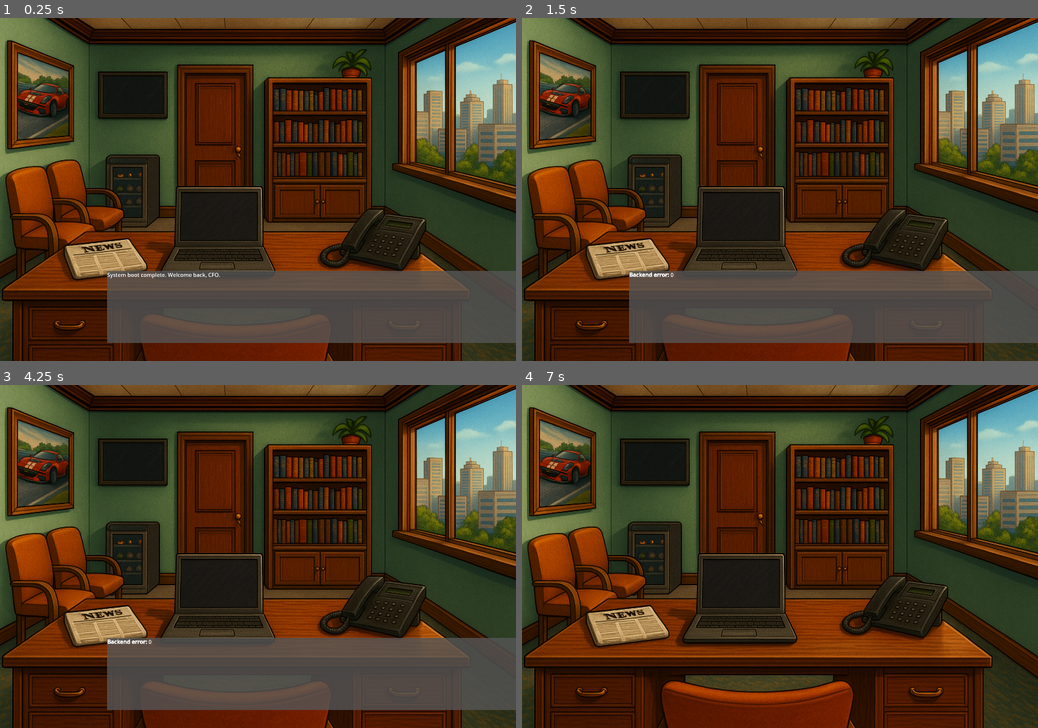
Above: before the commit, frames 1-4 (two rows, left to right).
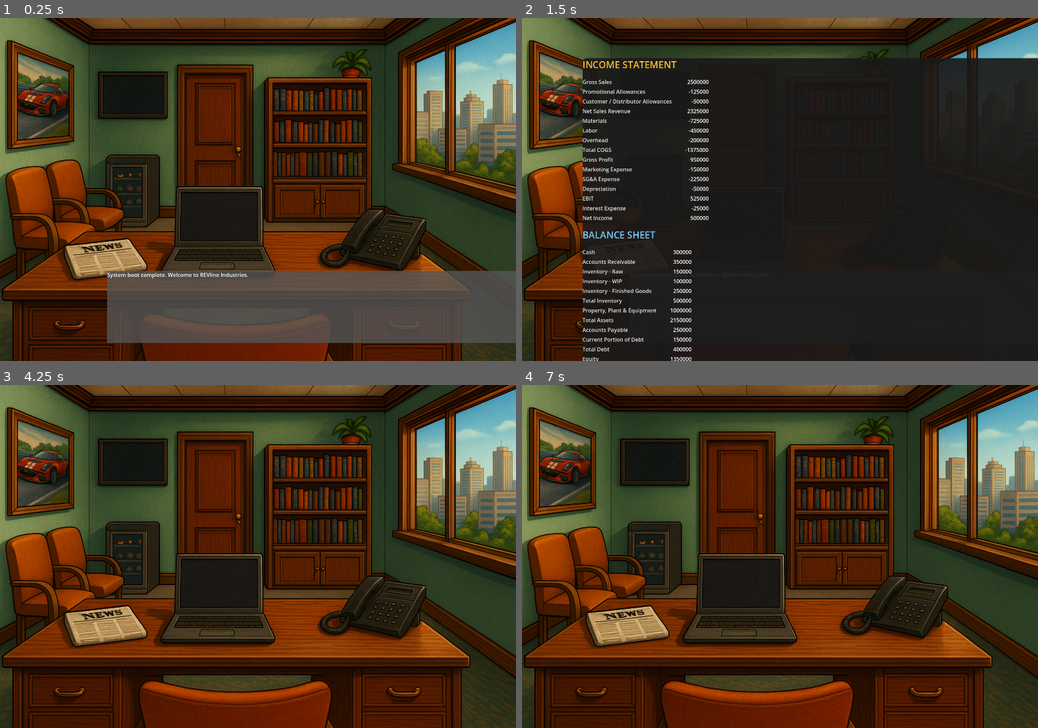
Above: after the commit, the same moments.

Repository: dopplercockpit/redline-simulator
Game: Godot game, scene res://scenes/CFOOffice.tscn
Two runs of this game, one before a commit and one after it. Both use one fixed random seed, a clock stepped at 60 frames per second and the inputs below.
Inputs (mouse positions are in pixels of both pictures, inside the frame that each line leads up to):
- Up to frame 1 (0.25 s): no input
- Up to frame 2 (1.5 s): tap Enter at 0.5 s; move the mouse to (738, 230) at 0.52 s; click (738, 230) at 0.67 s; tap Space at 1.25 s; move the mouse to (676, 206) at 1.27 s; click (676, 206) at 1.42 s
- Up to frame 3 (4.25 s): tap Enter at 2, 3.5 s; move the mouse to (309, 481) at 2.02 s; click (309, 481) at 2.17 s; tap Space at 2.75 s; move the mouse to (232, 625) at 2.77 s; click (232, 625) at 2.92 s; move the mouse to (412, 607) at 3.52 s; click (412, 607) at 3.67 s; tap Escape (ui_cancel) at 4.15 s
- Up to frame 4 (7 s): move the mouse to (625, 505) at 4.27 s; click (625, 505) at 4.42 s; tap Space at 5 s; move the mouse to (805, 556) at 5.02 s; click (805, 556) at 5.17 s; move the mouse to (702, 470) at 5.77 s; click (702, 470) at 5.92 s; move the mouse to (893, 539) at 6.52 s; click (893, 539) at 6.67 s

The runs differ from the first frame. In frame 1, less than 0.1% of the frame differs, in the area x 37-49%, y 74-76%; in frame 2, 60%, in the area x 11-100%, y 11-100%; in frame 3, 17%; in frame 4, nothing differs.

Commit message:
Updated midterm push

Diff:
--- /dev/null
+++ b/data/redline_financials.json
@@ -0,0 +1,47 @@
+{
+  "company": "Redline Industries",
+  "title": "Month-End Demo Report – FY2025-10",
+  "iteration": {
+    "income_statement": {
+      "gross_sales": 2500000,
+      "promo_allowances": -125000,
+      "customer_allowances": -50000,
+      "net_sales": 2325000,
+      "materials_cost": -725000,
+      "labor_cost": -450000,
+      "overhead_cost": -200000,
+      "total_cogs": -1375000,
+      "gross_profit": 950000,
+      "marketing_expense": -150000,
+      "sga_expense": -225000,
+      "depreciation": -50000,
+      "ebit": 525000,
+      "interest_expense": -25000,
+      "net_income": 500000
+    },
+    "balance_sheet": {
+      "cash": 300000,
+      "accounts_receivable": 350000,
+      "inventory_raw": 150000,
+      "inventory_wip": 100000,
+      "inventory_fg": 250000,
+      "total_inventory": 500000,
+      "ppe": 1000000,
+      "total_assets": 2150000,
+      "accounts_payable": 250000,
+      "current_debt": 150000,
+      "total_debt": 400000,
+      "equity": 1350000,
+      "total_liab_equity": 2150000
+    },
+    "cash_flow": {
+      "net_income": 500000,
+      "change_working_capital": -100000,
+      "capex": -75000,
+      "debt_activity": 25000,
+      "equity_activity": 0,
+      "net_change_cash": 350000,
+      "ending_cash": 300000
+    }
+  }
+}
--- /dev/null
+++ b/data/redline_scenarios_v3.json
@@ -0,0 +1,43 @@
+{
+  "meta": {},
+  "scenarios": [],
+  "artifacts": {
+    "supplier_framework_shortform_doc": "/mnt/data/RevLine_Supplier_Framework_ShortForm.docx",
+    "notes": "Short-form supplier agreement used in Scenario 6 (Incoterms & Early Pay levers).",
+    "supplier_contract_packet_pdf": "/mnt/data/RevLine_Supplier_Contract_Packet_Student.pdf",
+    "distributor_terms_docx": "/mnt/data/RevLine_Distributor_Terms_ShortForm.docx",
+    "supplier_excerpt_txt": "/mnt/data/contract_supplier_excerpt.txt",
+    "distributor_excerpt_txt": "/mnt/data/contract_distributor_excerpt.txt"
+  },
+  "application_mapping_notes": {
+    "ui_controls_spec": {
+      "scenario1_pricing": {
+        "controls": {
+          "strategy": [
+            "blanket_list_cut",
+            "targeted_allowances",
+            "hybrid_tiered"
+          ],
+          "time_box_weeks": [
+            4,
+            8,
+            12
+          ],
+          "mfn_exposure_toggle": true
+        },
+        "effects_reference": "See scenario 1 effects mapping."
+      },
+      "scenario6_contract": {
+        "controls": {
+          "incoterm_choice": [
+            "FCA",
+            "FOB",
+            "DAP"
+          ],
+          "early_pay_toggle": true
+        },
+        "effects_reference": "See scenario 6 effects mapping."
+      }
+    }
+  }
+}
--- a/scenes/CFOOffice.tscn
+++ b/scenes/CFOOffice.tscn
@@ -1,9 +1,10 @@
-[gd_scene load_steps=17 format=3 uid="uid://rgakiaegtdbw"]
+[gd_scene load_steps=18 format=3 uid="uid://rgakiaegtdbw"]
 
 [ext_resource type="Texture2D" uid="uid://dnkbn27iitlan" path="res://assets/backgrounds/CFOOffice.png" id="1_6penh"]
 [ext_resource type="Script" uid="uid://cfyaru1vibuj8" path="res://scenes/cfo_office.gd" id="1_cjgwl"]
 [ext_resource type="Script" uid="uid://b60ai56i31hxq" path="res://scripts/ui/DialogueBox.gd" id="2_xfd65"]
 [ext_resource type="Script" uid="uid://bjgpp6tiik2yp" path="res://scenes/camera_2d.gd" id="3_qpouq"]
+[ext_resource type="PackedScene" uid="uid://b3cdrcsichfl5" path="res://ui/FinancialPanel.tscn" id="5_gw8bu"]
 
 [sub_resource type="RectangleShape2D" id="RectangleShape2D_6penh"]
 size = Vector2(1379, 221)
@@ -156,5 +157,7 @@
 limit_enabled = false
 script = ExtResource("3_qpouq")
 
+[node name="FinancialPanel" parent="." instance=ExtResource("5_gw8bu")]
+
 [connection signal="input_event" from="Hotspots/Hotspot_Laptop" to="." method="_on_hotspot_laptop_input_event"]
 [connection signal="mouse_entered" from="Hotspots/Hotspot_Laptop" to="." method="_on_hotspot_laptop_mouse_entered"]
--- a/scenes/cfo_office.gd
+++ b/scenes/cfo_office.gd
@@ -1,19 +1,69 @@
 extends Node2D
+
+var cached_financials: Dictionary = {}
+
+# find-or-spawn the FinancialPanel
+var financial_panel: Node = null
 
 # --- CONFIG ---
 var backend_base := "http://127.0.0.1:8000" # replace with your Render URL
 
 # --- ON READY ---
-func _ready():
+func _ready() -> void:
+	# Ensure FinancialPanel exists (either placed in scene or spawned here)
+	financial_panel = get_node_or_null("FinancialPanel")
+	if financial_panel == null:
+		var fp_scene: PackedScene = preload("res://ui/FinancialPanel.tscn")
+		financial_panel = fp_scene.instantiate()
+		add_child(financial_panel)
+
+	# Connect the signal from the panel
+	if financial_panel and not financial_panel.is_connected("commentary_submitted", Callable(self, "_on_commentary_submitted")):
+		financial_panel.connect("commentary_submitted", Callable(self, "_on_commentary_submitted"))
+
+	# Normal startup
+	_load_demo_financials()
 	$Camera2D.make_current()
-	$DialogueBox.show_text("System boot complete. Welcome back, CFO.")
+	$DialogueBox.show_text("System boot complete. Welcome to REVline Industries.")
+
+
+func _load_demo_financials() -> void:
+	var file_path := "res://data/redline_financials.json"
+	if not FileAccess.file_exists(file_path):
+		push_error("Missing demo_financials.json at " + file_path)
+		return
+	var f := FileAccess.open(file_path, FileAccess.READ)
+	if f == null:
+		push_error("Could not open demo_financials.json")
+		return
+
+	var data: Variant = JSON.parse_string(f.get_as_text())
+	if typeof(data) == TYPE_DICTIONARY and financial_panel and financial_panel.has_method("show_financials"):
+		# handle both shapes: with/without "iteration"
+		var payload: Variant = data
+		if payload.has("iteration") and typeof(payload["iteration"]) == TYPE_DICTIONARY:
+			payload = payload["iteration"]
+		cached_financials = payload
+	else:
+		push_error("demo_financials.json parse failed or FinancialPanel missing")
 
 # --- HOTSPOT EVENTS ---
 func _on_hotspot_laptop_input_event(viewport: Node, event: InputEvent, shape_idx: int) -> void:
 	if event is InputEventMouseButton and event.pressed and event.button_index == MOUSE_BUTTON_LEFT:
 		$DialogueBox.show_text("System online. Accessing mainframe…")
+
+	if financial_panel:
+		# toggle behavior: if already open, close it
+		if financial_panel.visible:
+			financial_panel.visible = false
+			return
+		# otherwise show it (populate first if we have cached data)
+		if cached_financials.size() > 0:
+			financial_panel.show_financials(cached_financials)
+		financial_panel.visible = true
+
 		# Optional: you can call show_financials(1) here when ready
-		show_financials(1)
+		# show_financials(1) # removed: wrong script & wrong arg
 
 # --- NETWORK CALL: GET FINANCIALS ---
 var _http_state: HTTPRequest
@@ -76,3 +126,19 @@
 		$DialogueBox.show_text("[b]Analyst Panel Feedback (Iter %d):[/b]\n%s" % [iteration, data["analysis"]])
 	else:
 		$DialogueBox.show_text("[b]Invalid server response:[/b]\n%s" % str(data))
+
+func _on_commentary_submitted(text):
+	var name = OS.get_environment("USERNAME")
+	var path := "user://progress.log"
+	var file := FileAccess.open(path, FileAccess.READ_WRITE)
+	if file == null:
+		# file probably doesn't exist yet — create it
+		file = FileAccess.open(path, FileAccess.WRITE)
+	# move to end so we don't overwrite
+	file.seek_end()
+	file.store_line("%s | %s | %s" % [Time.get_datetime_string_from_system(), name, text])
+	file.close()
+
+func _unhandled_input(event):
+	if event.is_action_pressed("ui_cancel") and financial_panel and financial_panel.visible:
+		financial_panel.visible = false
--- /dev/null
+++ b/ui/ContractPanel.gd
@@ -0,0 +1,48 @@
+extends CanvasLayer
+
+@onready var panel: Panel = $Panel
+@onready var rich: RichTextLabel = $Panel/VBoxContainer/ScrollContainer/RichText
+@onready var close_btn: Button = $Panel/VBoxContainer/HBoxContainer/CloseButton
+
+var _base_text := ""
+
+func _ready():
+	visible = false
+	close_btn.pressed.connect(_on_close)
+
+func open_from_file(txt_path: String, highlight_terms: Array[String] = []):
+	var f := FileAccess.open(txt_path, FileAccess.READ)
+	if f:
+		_base_text = f.get_as_text()
+		f.close()
+		var bb := _apply_highlight(_base_text, highlight_terms)
+		rich.clear()
+		rich.append_bbcode(bb)
+		visible = true
+		get_tree().paused = true
+
+func _apply_highlight(text: String, terms: Array[String]) -> String:
+	var bb := text
+	# naive highlight: wrap each term with a yellow color tag
+	for t in terms:
+		if t.strip_edges() == "":
+			continue
+		var safe_t = RegEx.escape(t)
+		var re := RegEx.new()
+		re.compile("(?i)\\b" + safe_t + "\\b")
+		var i := 0
+		var out := ""
+		var start := 0
+		var m = re.search(text)
+		while m:
+			out += text.substr(start, m.get_start() - start)
+			out += "[color=yellow][b]" + text.substr(m.get_start(), m.get_end() - m.get_start()) + "[/b][/color]"
+			start = m.get_end()
+			m = re.search(text, start)
+		out += text.substr(start, text.length() - start)
+		text = out
+	return text
+
+func _on_close():
+	visible = false
+	get_tree().paused = false
--- /dev/null
+++ b/ui/ContractPanel.tscn
@@ -0,0 +1,6 @@
+[gd_scene load_steps=2 format=3 uid="uid://bds31wvuhhwqw"]
+
+[ext_resource type="Script" uid="uid://o0gfadj8bqe5" path="res://ui/ContractPanel.gd" id="1_7pw8j"]
+
+[node name="ContractPanel" type="Node2D"]
+script = ExtResource("1_7pw8j")
--- a/ui/FinancialPanel.gd
+++ b/ui/FinancialPanel.gd
@@ -1,9 +1,15 @@
 extends CanvasLayer
 
-@onready var income_grid = $PanelContainer/VBoxContainer/IncomeGrid
-@onready var balance_grid = $PanelContainer/VBoxContainer/BalanceGrid
-@onready var cash_grid = $PanelContainer/VBoxContainer/CashGrid
-@onready var close_button = $PanelContainer/VBoxContainer/CloseButton
+signal commentary_submitted(text)
+
+@onready var income_grid: GridContainer   = $PanelContainer/VBoxContainer/IncomeGrid
+@onready var balance_grid: GridContainer  = $PanelContainer/VBoxContainer/BalanceGrid
+@onready var cash_grid: GridContainer     = $PanelContainer/VBoxContainer/CashGrid
+@onready var close_button: Button         = $PanelContainer/VBoxContainer/CloseButton
+
+# NEW — add these two with explicit types:
+@onready var commentary_input: TextEdit   = $PanelContainer/VBoxContainer/CommentaryInput
+@onready var submit_button: Button        = $PanelContainer/VBoxContainer/SubmitButton
 
 # templates for ordering and labels
 var income_lines = [
@@ -53,16 +59,26 @@
 
 func _ready():
 	close_button.connect("pressed", Callable(self, "_on_close_pressed"))
+	submit_button.connect("pressed", Callable(self, "_on_submit_pressed"))
 	visible = false
+	submit_button.connect("pressed", Callable(self, "_on_submit_pressed"))
 
 
 func show_financials(data: Dictionary) -> void:
-	if not data.has("income_statement"): return
+	var d := data
+	# accept both top-level and "iteration" payloads
+	if d.has("iteration") and typeof(d["iteration"]) == TYPE_DICTIONARY:
+		d = d["iteration"]
+
+	if not d.has("income_statement"):
+		push_warning("show_financials(): missing income_statement in payload")
+		return
+
 	visible = true
-	_populate_grid(income_grid, data["income_statement"], income_lines)
-	_populate_grid(balance_grid, data["balance_sheet"], balance_lines)
-	_populate_grid(cash_grid, data["cash_flow"], cash_lines)
-
+	_populate_grid(income_grid, d["income_statement"], income_lines)
+	_populate_grid(balance_grid, d["balance_sheet"], balance_lines)
+	_populate_grid(cash_grid, d["cash_flow"], cash_lines)
+	commentary_input.grab_focus()
 
 func _populate_grid(grid: GridContainer, values: Dictionary, layout: Array) -> void:
 	for c in grid.get_children():
@@ -93,6 +109,20 @@
 	else:
 		return str(v)
 
+func _on_submit_pressed() -> void:
+	var txt := commentary_input.text.strip_edges()
+	if txt.is_empty():
+		txt = "(empty commentary)"
+	emit_signal("commentary_submitted", txt)
 
+# optional: also emit on close
 func _on_close_pressed():
+	var txt := commentary_input.text.strip_edges()
+	if txt.is_empty():
+		txt = "(closed without commentary)"
+	emit_signal("commentary_submitted", txt)
 	visible = false
+
+
+#func _on_close_pressed():
+#	visible = false
--- a/ui/FinancialPanel.tscn
+++ b/ui/FinancialPanel.tscn
@@ -61,6 +61,16 @@
 theme_override_constants/v_separation = 6
 columns = 2
 
+[node name="CommentaryInput" type="TextEdit" parent="PanelContainer/VBoxContainer"]
+custom_minimum_size = Vector2(0, 110)
+wrap_mode = 1
+autowrap_mode = 2
+placeholder_text = "Type your analysis here… (relationships between IS, BS, CF; margin drivers; working capital notes; risks/opportunities)"
+
+[node name="SubmitButton" type="Button" parent="PanelContainer/VBoxContainer"]
+text = "Submit Analysis"
+size_flags_horizontal = 4
+
 [node name="CloseButton" type="Button" parent="PanelContainer/VBoxContainer"]
 layout_mode = 2
 size_flags_horizontal = 4
Not shown, added: docs/contract_distributor_excerpt.txt
Not shown, added: docs/contract_supplier_excerpt.txt
Not shown, added: ui/ContractPanel.gd.uid
Not shown, added: docs/RevLine_Distributor_Terms_ShortForm.docx
Not shown, added: docs/RevLine_Supplier_Contract_Packet_Student.pdf
